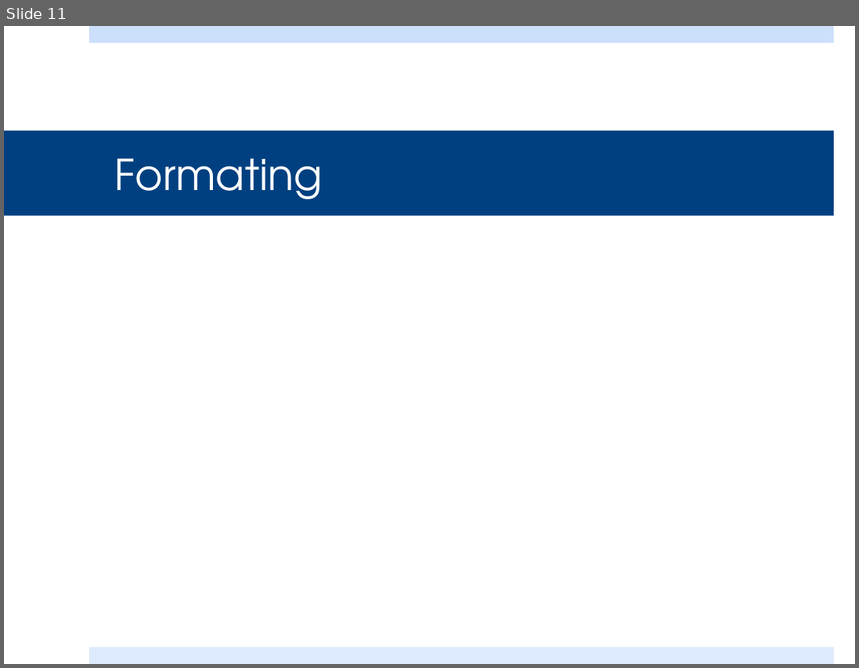
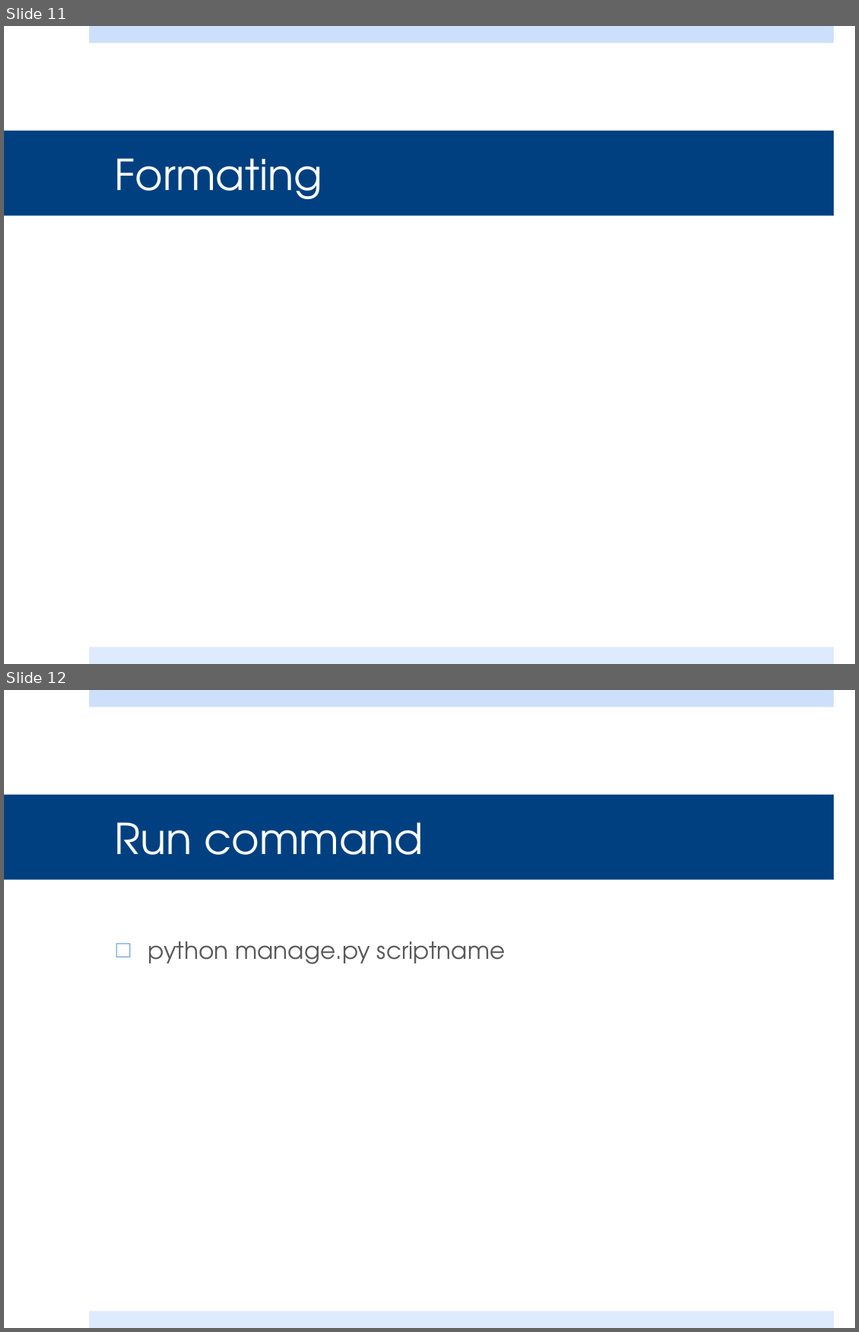
Before and after one commit to steven-king/j583, a slide deck: Class16_scrapingparsing/ScreenScraping.pptx. Shown one above the other, each under a label of ours: slide 11 before the commit, slides 11 and 12 after it. The pictures are 859x668 and 859x1332 pixels, drawn with LibreOffice and Linux fonts; fonts in the diff are those of the drawing; background and template pictures are left out. Boxes give left, top, right and bottom in pixels: in the first picture for what was removed or moved away, otherwise in the second. Text is boxed around its words. In the diff, an @@ line names an element or a change of style, - is before the commit and + after.

Commit message:
adding screenscraping

```diff
--- a/Class16_scrapingparsing/ScreenScraping.pptx
+++ b/Class16_scrapingparsing/ScreenScraping.pptx
@@ slide 12 added at bbox=[4, 690, 855, 1328], background #FFFFFF; not listed: 2 template elements that a slide beside it also shows @@
@@ title added at bbox=[4, 795, 834, 880], fill #004080, 36 pt, text #FFFFFF @@
+Run command
@@ text added at bbox=[148, 942, 506, 964], 20 pt, text #595959 @@
+□ python manage.py scriptname
```
